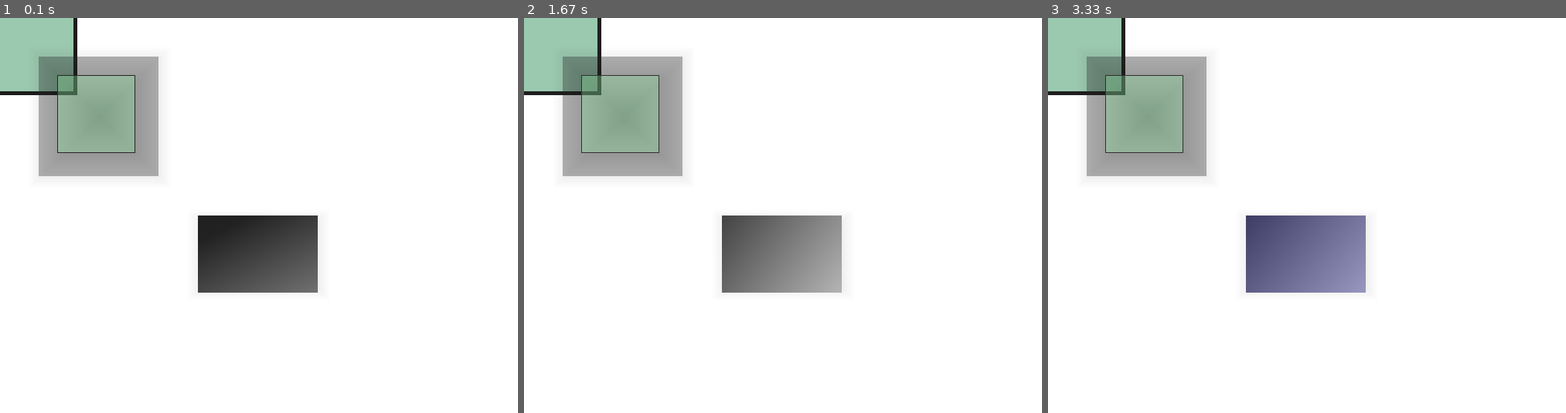
Above: before the commit, frames 1-3 (left to right).
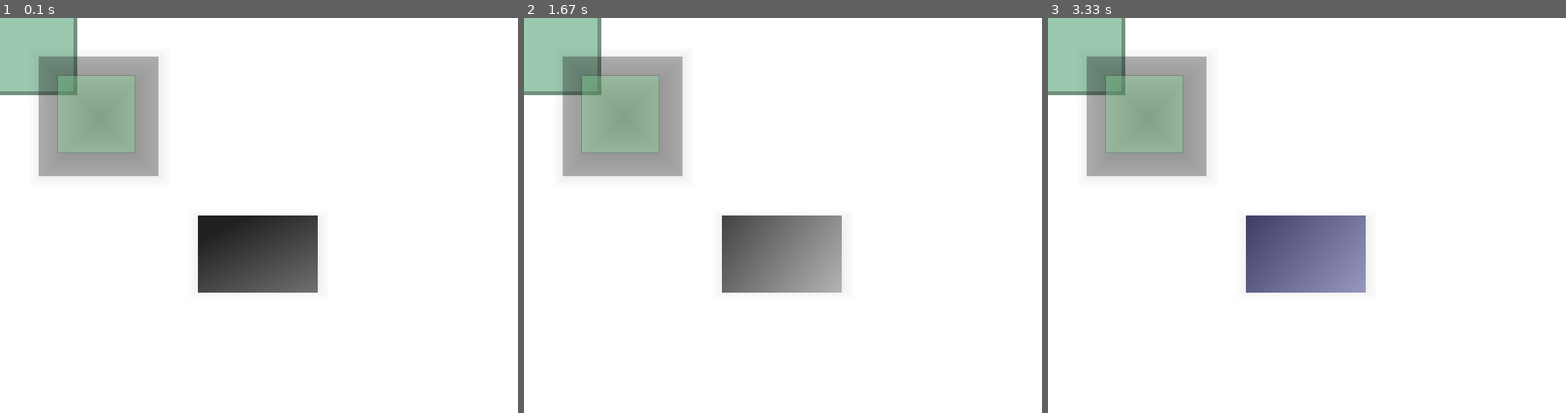
Above: after the commit, the same moments.

Repository: Ethosa/pygameGUI
Game: pygame game, started from Game.py
Two runs of this game, one before a commit and one after it. Both use one fixed random seed, a clock stepped at 60 frames per second and the inputs below.
Inputs (mouse positions are in pixels of both pictures, inside the frame that each line leads up to):
- Up to frame 1 (0.1 s): no input
- Up to frame 2 (1.67 s): click (783, 215) at 0.38 s; click (783, 243) at 0.72 s
- Up to frame 3 (3.33 s): click (1307, 255) at 2.05 s; click (1312, 258) at 2.38 s; click (1307, 255) at 3.22 s

The runs differ from the first frame. In frame 1, 0.4% of the frame differs, in the area x 0-27%, y 0-35%; in frame 2, 0.4%; in frame 3, 0.4%.

Commit message:
borders transparency fix
added Manager.take_screenshot(filename: string)
added View.set_parent(parent: Manager)

Diff:
--- a/Game.py
+++ b/Game.py
@@ -59,6 +59,7 @@
 
         def clicked(pos):
             view3.set_gradient((128, 128), pos, "#212121", "#e0e0e0")
+            self.manager.take_screenshot("hello_world.png")
         view3.on_click(clicked)
 
     def render(self):
--- a/pygamegui/__init__.py
+++ b/pygamegui/__init__.py
@@ -3,7 +3,7 @@
 
 from .gui import LinearGradient, Manager, View
 
-__version__ = "0.0.3"
+__version__ = "0.0.4"
 __copyright__ = "2019"
 __license__ = "LGPLv3"
 __authors__ = ["Ethosa"]
--- a/pygamegui/gui/Manager.py
+++ b/pygamegui/gui/Manager.py
@@ -1,5 +1,7 @@
 # -*- coding: utf-8 -*-
 # author: Ethosa
+
+from pygame import image
 
 
 class Manager:
@@ -9,6 +11,17 @@
         self.screen = window.screen
         self.views = []
 
+    def add(self, *views):
+        """Adds one or more views to the manager.
+
+        Arguments:
+            *views {View}
+        """
+        for view in views:
+            if view.parent is None:
+                view.set_parent(self)
+            self.views.append(view)
+
     def draw(self):
         for view in self.views:
             view.draw()
@@ -17,13 +30,10 @@
         for view in self.views:
             view.handle_event()
 
-    def add(self, *views):
-        """Adds one or more views to the manager.
+    def take_screenshot(self, filename):
+        """takes screenshot and save it in file
 
         Arguments:
-            *views {View}
+            filename {str} -- file path
         """
-        for view in views:
-            if view.parent is None:
-                view.parent = self
-            self.views.append(view)
+        image.save(self.screen, filename)
--- a/pygamegui/gui/View.py
+++ b/pygamegui/gui/View.py
@@ -23,7 +23,7 @@
         self.foreground = pygame.Surface((width, height)).convert_alpha()
         self.shadow = pygame.Surface((width, height)).convert_alpha()
         self.ripple_effect = pygame.Surface((width, height)).convert_alpha()
-        self.parent = parent
+        self.set_parent(parent)
 
         self.shadow.fill((0, 0, 0, 0))
         self.background.fill(background_color)
@@ -74,12 +74,13 @@
         self.parent.screen.blit(self.background, (self.x, self.y))
         self.parent.screen.blit(self.foreground, (self.x, self.y))
         self.parent.screen.blit(self.ripple_effect, (self.x, self.y))
-        if self.border["width"]:
+        if self.border["width"] and self.parent:
             w = self.border["width"]
-            pygame.draw.rect(self.parent.screen, self.border["color"],
+            pygame.draw.rect(self.screen, self.border["color"],
                              pygame.Rect(self.x-w, self.y-w,
-                                         self.width+w, w+self.height),
+                                         self.width + w, self.height + w),
                              w)
+            self.parent.screen.blit(self.screen, (0, 0))
         if self.is_ripple_effect and self.ripple_color[3]:
             self.ripple_radius += self.width//8 if self.width > self.height else self.height//8
             clr = self.ripple_color
@@ -299,6 +300,12 @@
         self.background_image = lg.surface.copy()
         self.background = self.background_image
 
+    def set_parent(self, parent):
+        self.parent = parent
+        if self.parent:
+            self.screen = pygame.Surface(self.parent.screen.get_size()).convert_alpha()
+            self.screen.fill((0, 0, 0, 0))
+
     def set_ripple_color(self, color):
         self.ripple_color = pygame.Color(color)
 
--- a/tests/view_test.py
+++ b/tests/view_test.py
@@ -59,6 +59,7 @@
 
         def clicked(pos):
             view3.set_gradient((128, 128), pos, "#212121", "#e0e0e0")
+            self.manager.take_screenshot("hello_world.png")
         view3.on_click(clicked)
 
     def render(self):
Binary file added: hello_world.png
